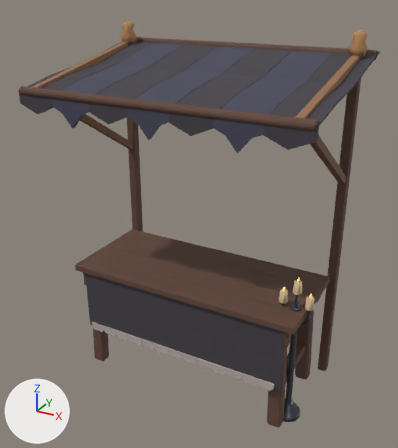
Two versions of the glTF model assets/models/market/stall_reaper.glb, one commit apart.
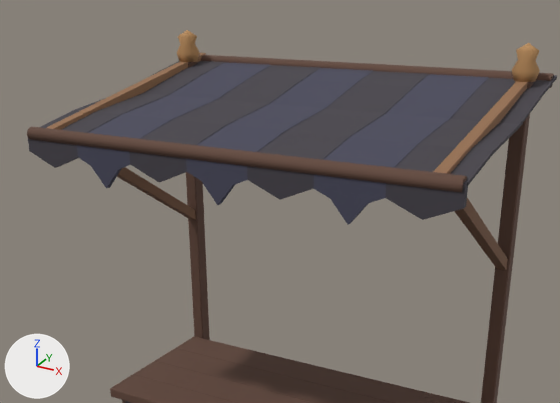
There are two pictures of each version: one whole from a 50 mm camera at (1.69, -3.076, 2.758) aimed at (0.003, -0.01, 1.226), one close up on the part from 0% to 96% of the width and 0% to 61% of the height. The lights are fixed; the arrows at lower left show +X, +Y and +Z. The last two pictures show the newer version. Vertices at exactly the same position are counted once.

The older version as bpy lines, for what is in view:
```python
me_stall_reaper = bpy.data.meshes.new('stall_reaper')
me_stall_reaper.from_pydata(...)  # 1527 vertices, 2778 faces; spans x -0.95..0.95, y -0.6..0.6, z 0.0..2.5
me_stall_reaper.materials.append(mat_walnut)  # brown #614538
me_stall_reaper.materials.append(mat_grain)  # brown #7b5840
me_stall_reaper.materials.append(mat_oak)  # brown #956e4e
me_stall_reaper.materials.append(mat_honey)  # orange #b78a59
me_stall_reaper.materials.append(mat_charcoal)  # dark grey #423e46
me_stall_reaper.materials.append(mat_night)  # greyish blue #454558
me_stall_reaper.materials.append(mat_chalk)  # grey #b6aba5
me_stall_reaper.materials.append(mat_linen)  # beige #dcccab
me_stall_reaper.materials.append(mat_iron)  # dark grey #4f515b
me_stall_reaper.materials.append(mat_wax)  # beige #e1ca9d
me_stall_reaper.materials.append(mat_fire)  # orange #ffcd78, glowing orange #ffb861
ob_stall_reaper = bpy.data.objects.new('stall_reaper', me_stall_reaper)
ob_stall_reaper.location = (0.0, 0.0, 0.0)
```
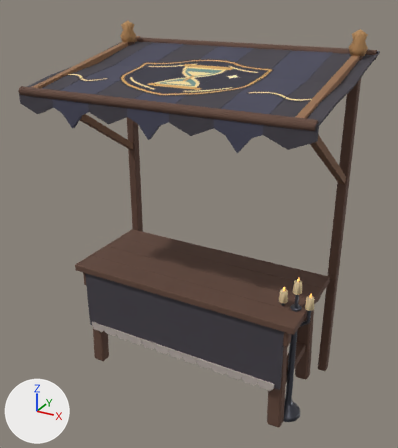
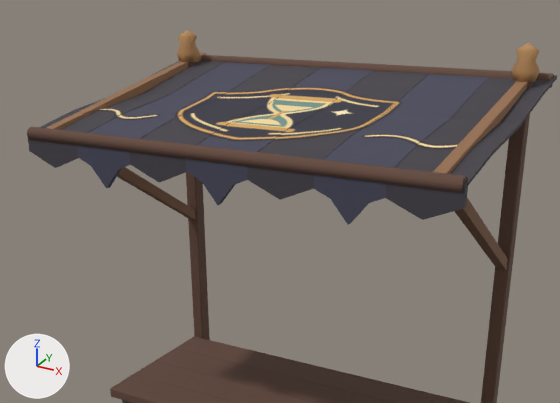
Commit message: Update stall_reaper model [skip ci]

Location of each change, [x1, y1, x2, y2] in pixels of the close-ups (560 x 403 px):
part 1 of me_stall_reaper, added
    after: [97, 87, 478, 149]

Edits to the bpy script that builds the scene:
```text
Add img_embroidered_cloth:
    img_embroidered_cloth = load_image('embroidered_cloth', '_unpacked/embroidered_cloth', 306, 192, 'sRGB')
Add mat_embroidered_thread:
    mat_embroidered_thread = bpy.data.materials.new('embroidered_thread')
    # uses the picture img_embroidered_cloth
Change me_stall_reaper:
    used by ob_stall_reaper; location = (0.0, 0.0, 0.0)
    remove me_stall_reaper.from_pydata(...)  # 1527 vertices, 2778 faces; spans x -0.95..0.95, y -0.6..0.6, z 0.0..2.5
    add me_stall_reaper.from_pydata(...)  # 1613 vertices, 2848 faces; spans x -0.95..0.95, y -0.6..0.6, z 0.0..2.5
    me_stall_reaper part 1
    35 vertices are added at x -0.95..0.68, y -0.57..0.6, z 2.15..2.36
    30 new vertices lie (0.27, 0.0, 0.0) away from vertices in x -0.95..0.68, y -0.57..0.6, z 2.15..2.36
    5 new vertices lie (0.28, 0.0, 0.0) away from vertices in x -0.14, y -0.57..0.6, z 2.15..2.36
    56 new faces join them, mat_embroidered_thread
    other edits to the shape of me_stall_reaper do not show in these pictures
    add me_stall_reaper.materials.append(mat_embroidered_thread)
```
